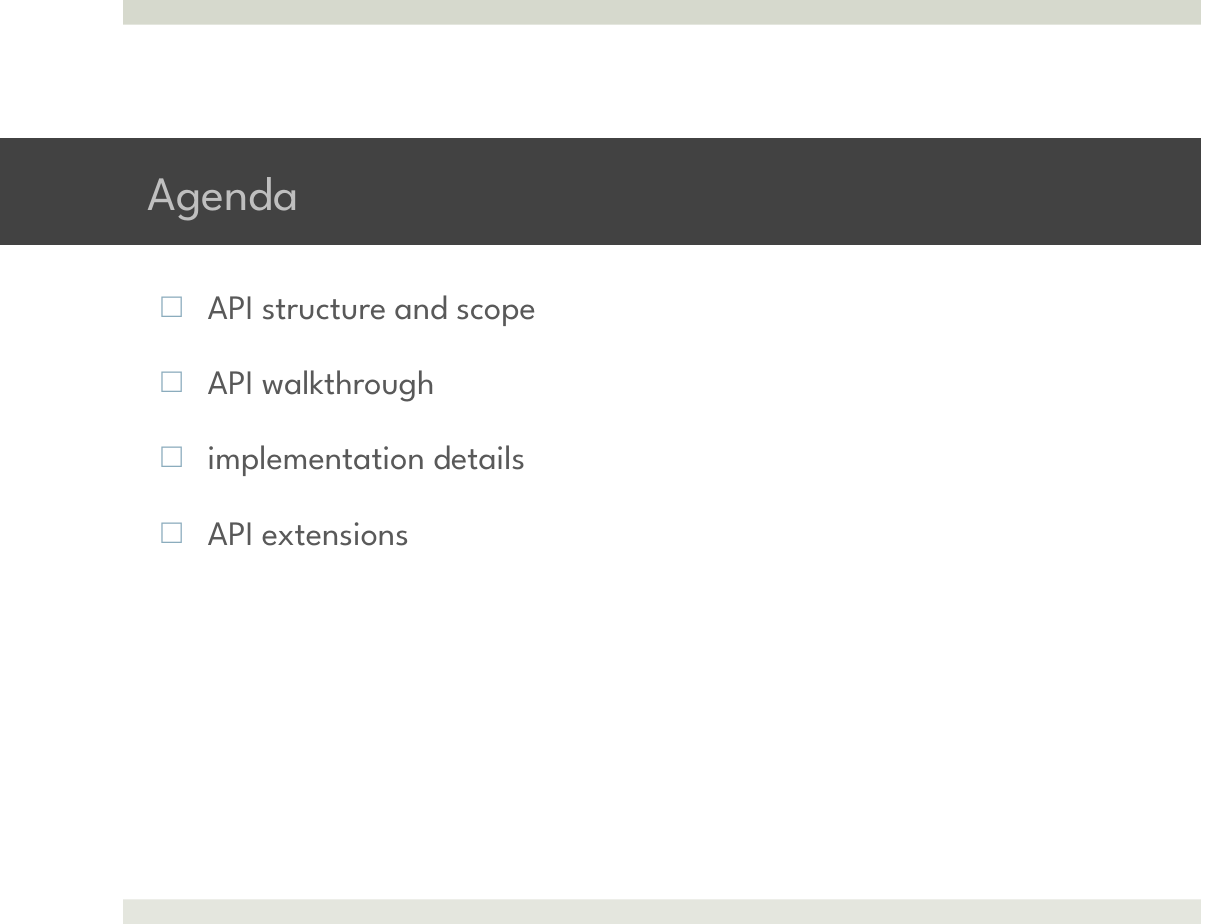
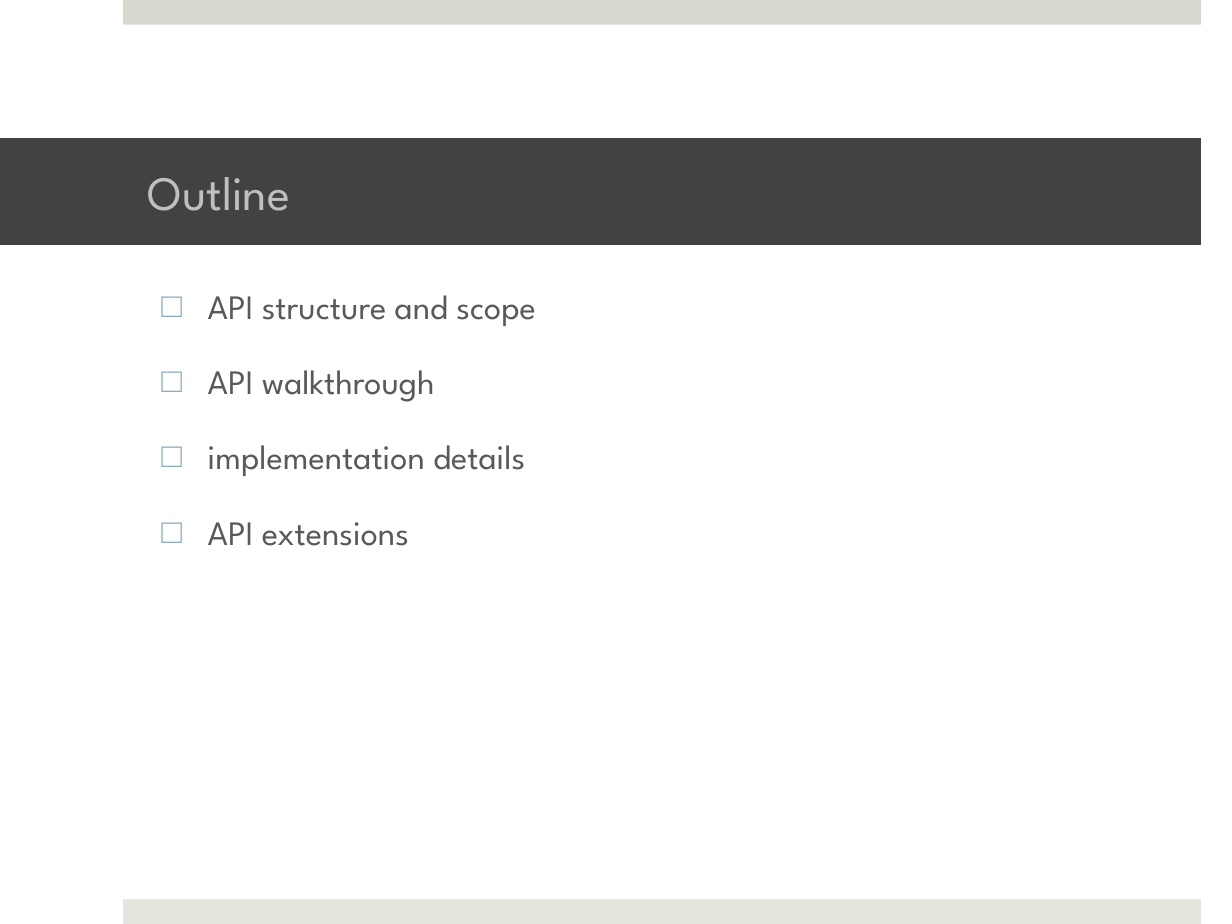
Before and after one commit to saga-project/saga-cpp-legacy-projects, a slide deck: slide 2 of tutorial/general_tutorial/API-Intro-short.pptx. Drawn at 1232x924 pixels with LibreOffice and Linux fonts; fonts in the diff are those of the drawing; background and template pictures are left out. Boxes give left, top, right and bottom in pixels: in the first picture for what was removed or moved away, otherwise in the second. Text is boxed around its words. In the diff, an @@ line names an element or a change of style, - is before the commit and + after.

```diff
--- a/tutorial/general_tutorial/API-Intro-short.pptx
+++ b/tutorial/general_tutorial/API-Intro-short.pptx
@@ title at (148, 177, 290, 211): text changed @@
-Agenda
+Outline
```
Also in this commit, not shown: 2 other slides changed.
